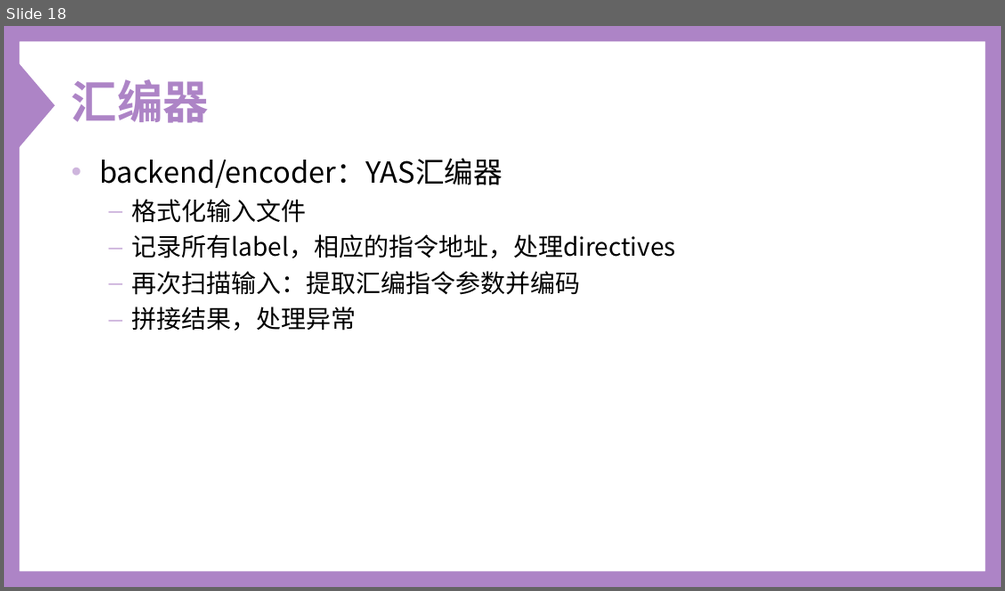
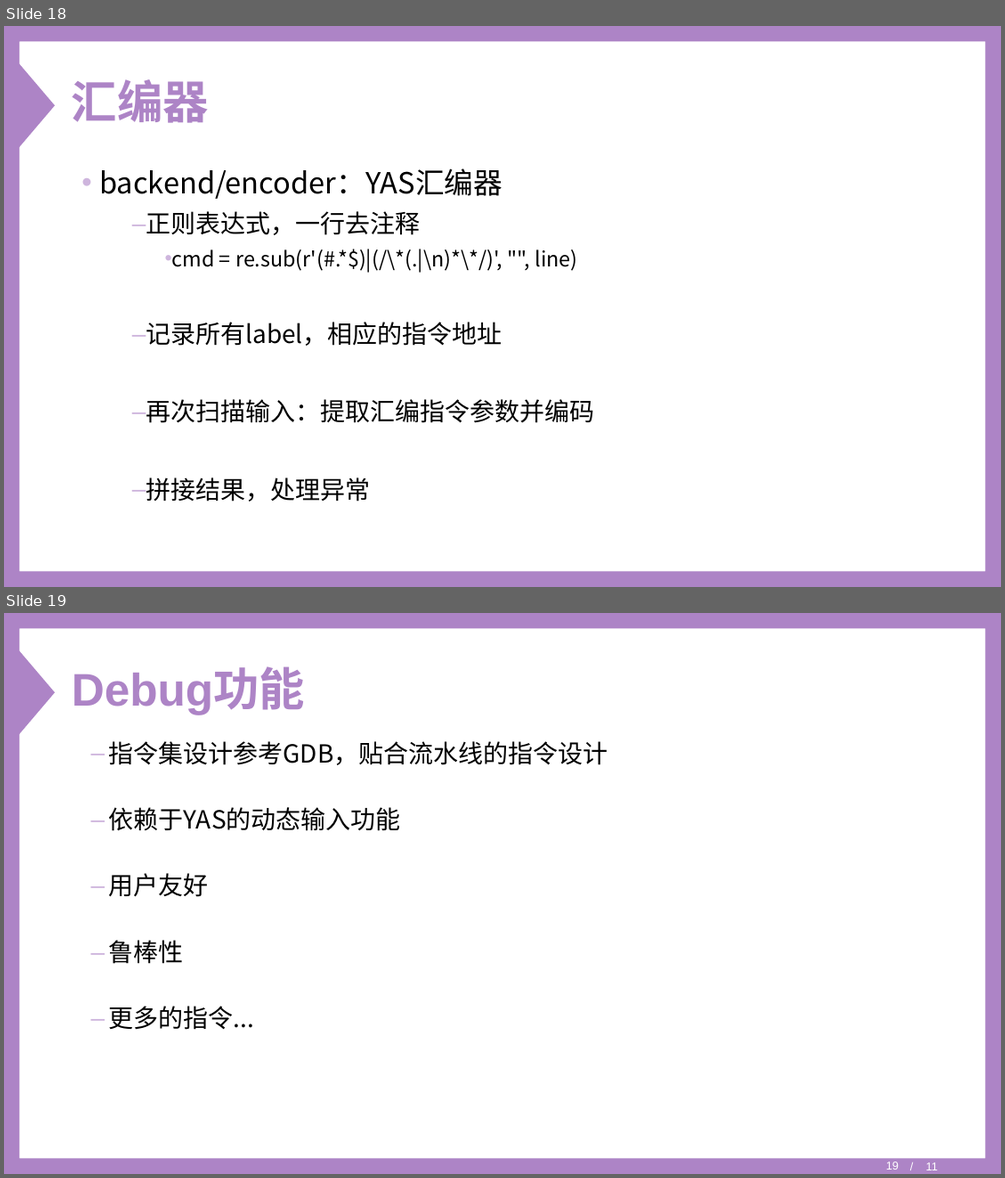
Before and after one commit to Oxer11/Y86, a slide deck: doc/Y-86 Simulator.ppt. Shown one above the other, each under a label of ours: slide 18 before the commit, slides 18 and 19 after it. The pictures are 1005x591 and 1005x1178 pixels, drawn with LibreOffice and Linux fonts; fonts in the diff are those of the drawing. Boxes give left, top, right and bottom in pixels: in the first picture for what was removed or moved away, otherwise in the second. Text is boxed around its words. In the diff, an @@ line names an element or a change of style, - is before the commit and + after.

```diff
--- a/doc/Y-86 Simulator.ppt
+++ b/doc/Y-86 Simulator.ppt
@@ slide 19 added at [4, 613, 1001, 1174], background #FFFFFF; not listed: 2 template elements that a slide beside it also shows @@
@@ title added at [72, 669, 305, 714], 44 pt, text #AD84C6, bold @@
+Debug功能
@@ text added at [109, 741, 608, 1030], 24 pt, text #000000 @@
+  – 指令集设计参考GDB，贴合流水线的指令设计
+  – 依赖于YAS的动态输入功能
+  – 用户友好
+  – 鲁棒性
+  – 更多的指令...
@@ page number added at [886, 1161, 898, 1169], 11 pt, text #FFFFFF @@
+19
@@ text added at [926, 1162, 938, 1170], 11 pt, text #FFFFFF @@
+/ 11
@@ slide 18 changed as well @@
@@ freeform shape at [4, 26, 1000, 587]: outline redrawn @@
@@ text at [99, 168, 594, 501]: indent changed; line spacing 1 to 1.3; less space between paragraphs @@
@@ text at [146, 211, 577, 346]: text changed; size 24 to 20 pt @@
-  – 格式化输入文件
-  – 记录所有label，相应的指令地址，处理directives
+  – 正则表达式，一行去注释
+    • cmd = re.sub(r'(#.*$)|(/\*(.|\n)*\*/)', "", line)
+  – 记录所有label，相应的指令地址
```
Also in this commit, not shown: 23 other slides changed, 2 slides removed, 4 other files.
